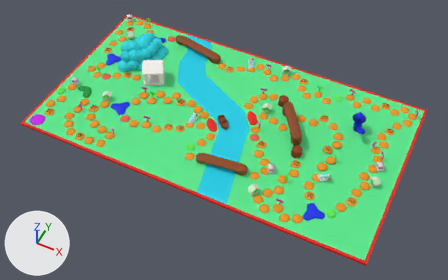
Renders of the FBX model Assets/Models/fbx/board.fbx from each side of a commit.
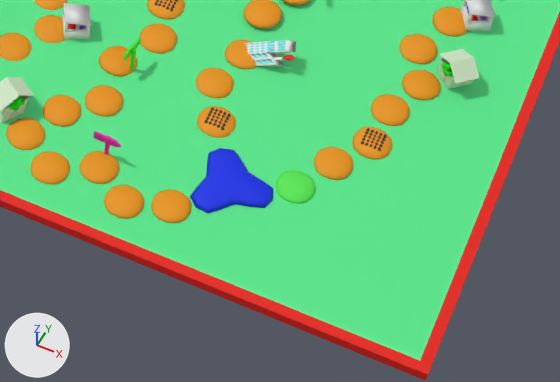
The first picture shows the older version from a 50 mm lens placed at (90.3, -143.9, 172.8), pointed at (20.8, -5.0, -0.9). The close-ups show both versions on the part from 56% to 90% of the width and 58% to 95% of the height of that picture; other places that the commit changed are outside them. Lighting does not change. The marker at lower left points along +X, +Y and +Z. Where no turn or scale is listed for an object, it has been applied to the vertices.
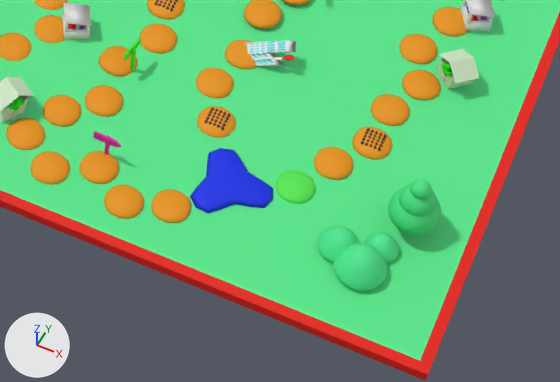
Edits to the bpy script that builds the scene:
```text
Add mat_bush:
    mat_bush = principled_material('bush')
    mat_bush.base_color = (0.0747, 0.8, 0.293)  # green #4de793
    mat_bush.roughness = 0.69
Add mat_leaves:
    mat_leaves = principled_material('leaves')
    mat_leaves.base_color = (0.0661, 0.8, 0.235)  # green #49e785
    mat_leaves.roughness = 0.69
Add mat_wood:
    mat_wood = principled_material('wood')
    mat_wood.base_color = (0.8, 0.32, 0.15)  # orange #e7996c
    mat_wood.roughness = 0.69
Add me_cone_023:
    me_cone_023.from_pydata(...)  # 1542 vertices, 1536 faces; spans x -4.29..2.51, y -2.3..4.36, z -2.22..1.88
    me_cone_023.materials.append(mat_bush)  # green #4de793
Add me_cube_231_1:
    me_cube_231_1.from_pydata(...)  # 519 vertices, 450 faces; spans x -2.32..2.32, y -2.32..2.31, z -1.26..5.89
    # faces by material slot: [416, 34]
    me_cube_231_1.materials.append(mat_leaves)  # green #49e785
    me_cube_231_1.materials.append(mat_wood)  # orange #e7996c
Add ob_cone_003:
    ob_cone_003 = bpy.data.objects.new('Cone.003', me_cone_023)
    ob_cone_003.location = (76.66, -27.36, 4.77)
Add ob_cube_159:
    ob_cube_159 = bpy.data.objects.new('Cube.159', me_cube_231_1)
    ob_cube_159.location = (79.15, -20.89, 4.09)
```

Changed parts and their boxes [x1, y1, x2, y2] in the close-ups (560 x 382 px):
'Cone.003', added (green)
    after: [317, 226, 399, 291]
'Cube.159', added (green)
    after: [388, 179, 441, 235]
